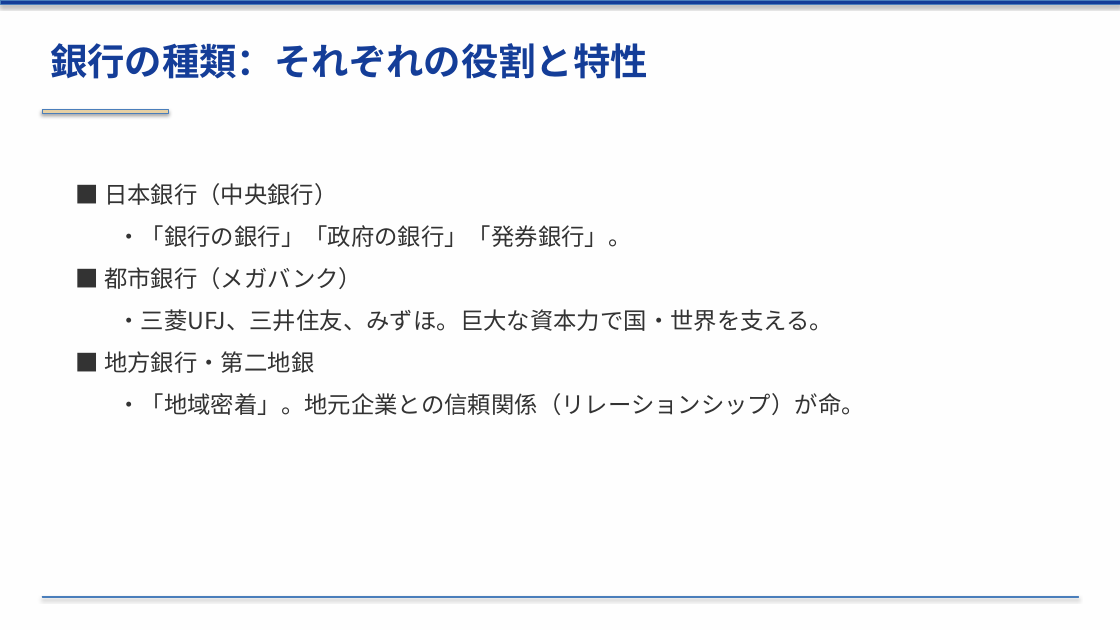
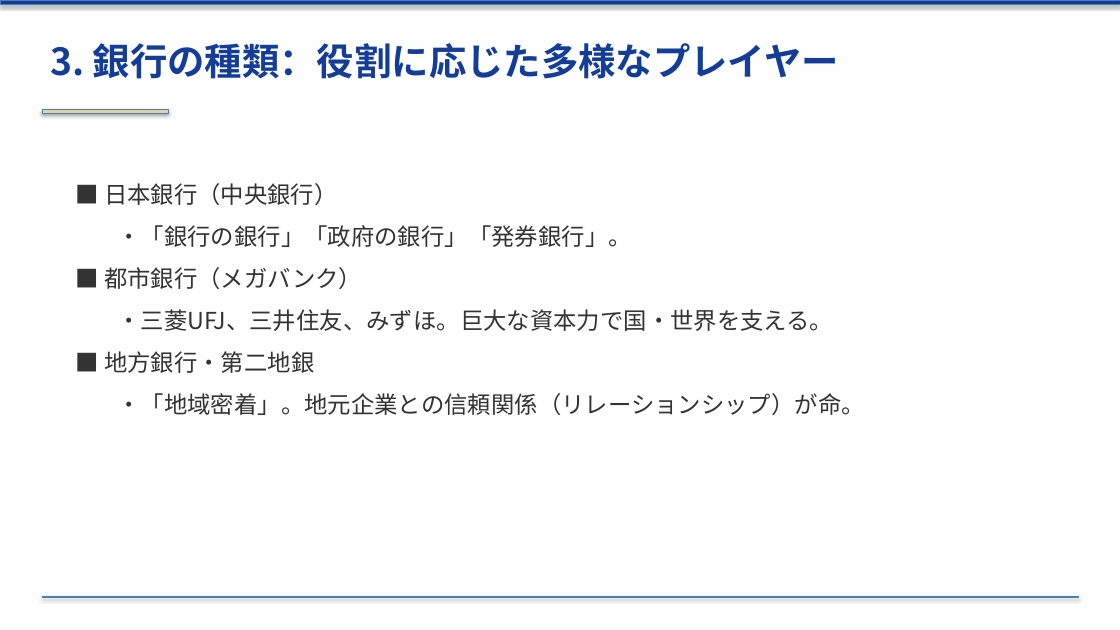
Before and after one commit to xilicrysta/bank-pptx, a slide deck: slide 7 of bank_industry_presentation.pptx. Drawn at 1120x630 pixels with LibreOffice and Linux fonts; fonts in the diff are those of the drawing. Boxes give left, top, right and bottom in pixels: in the first picture for what was removed or moved away, otherwise in the second. Text is boxed around its words. In the diff, an @@ line names an element or a change of style, - is before the commit and + after.

```diff
--- a/bank_industry_presentation.pptx
+++ b/bank_industry_presentation.pptx
@@ text at (50,43,839,79): text changed @@
-銀行の種類：それぞれの役割と特性
+3. 銀行の種類：役割に応じた多様なプレイヤー
```
Also in this commit, not shown: 11 other slides changed, 1 other file.
